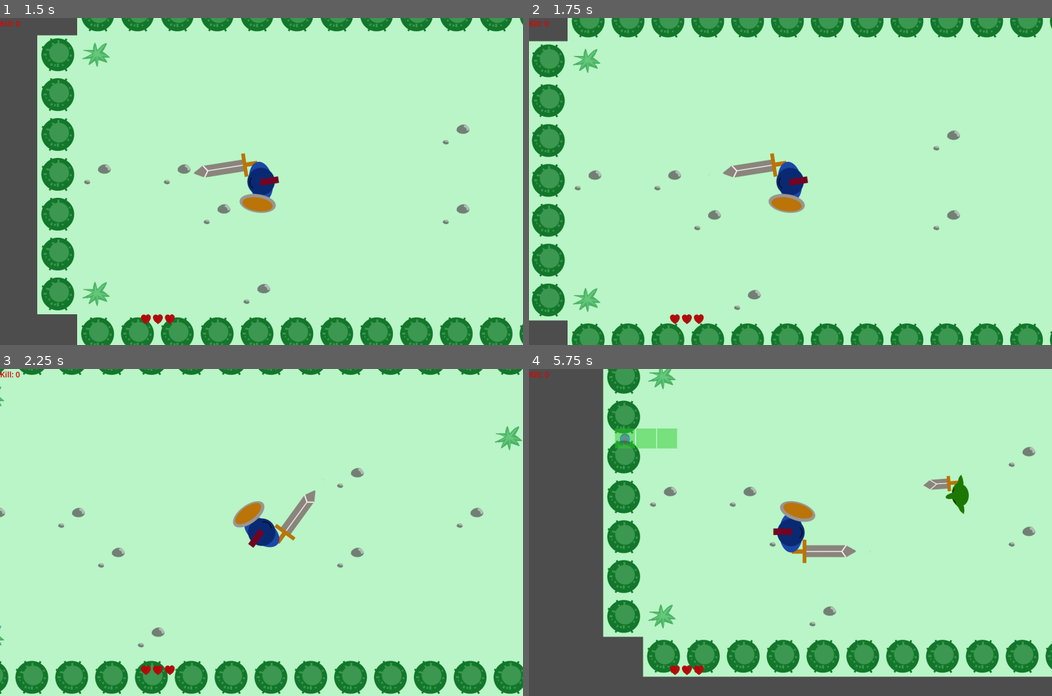
Above: before the commit, frames 1-4 (two rows, left to right).
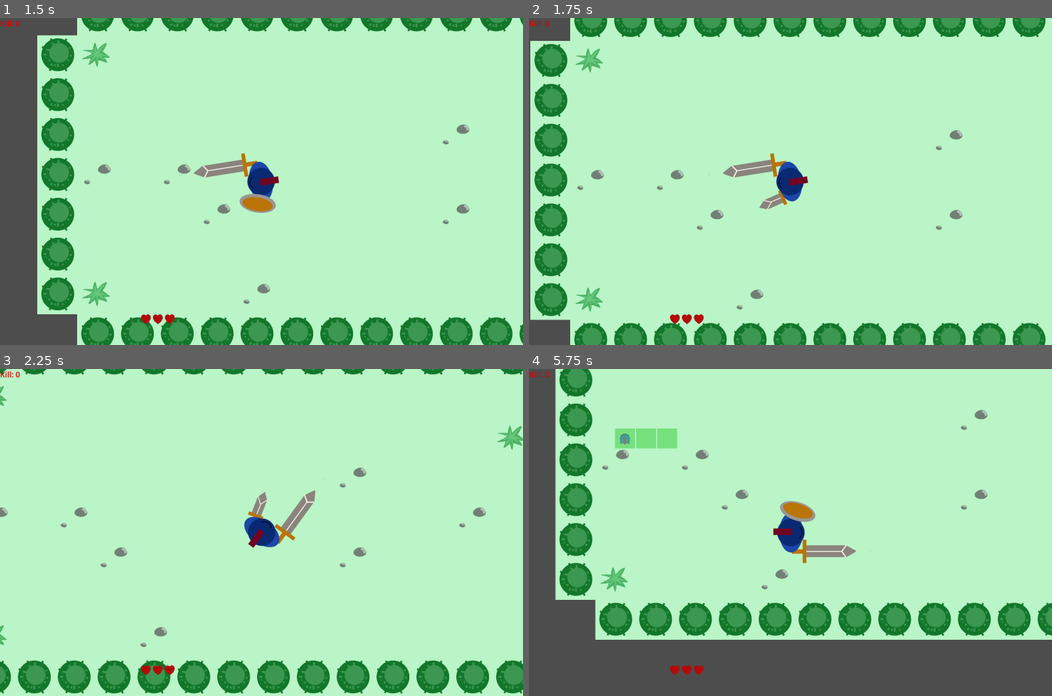
Above: after the commit, the same moments.

Repository: abcdnned/MonsterSlayer
Game: Godot game, scene res://scenes/world.tscn
Same seed, same stepped clock (60 frames per second), same inputs: the game is played once before the commit and once after it.
Inputs (mouse positions are in pixels of both pictures, inside the frame that each line leads up to):
- Up to frame 1 (1.5 s): tap Enter at 0.5 s; move the mouse to (376, 165) at 0.52 s; press the mouse at (376, 165) at 0.53 s; hold D (right) 0.53-1.28 s; tap Shift (sprint) at 0.8, 1.35 s; move the mouse to (156, 197) at 1.27 s; release the mouse at (156, 197) at 1.28 s; hold S (down) from 1.28 s (still down)
- Up to frame 2 (1.75 s): keep holding S (down); tap Q (item, bound only after the commit) at 1.55 s
- Up to frame 3 (2.25 s): move the mouse to (313, 460) at 2.02 s; release S (down) at 2.03 s; hold D (right) from 2.03 s (still down); hold Q (item, bound only after the commit) from 2.03 s (still down)
- Up to frame 4 (5.75 s): click (842, 460) at 2.3 s; move the mouse to (764, 597) at 2.77 s; release D (right) at 2.78 s; release Q (item, bound only after the commit) at 2.78 s; hold W (up) 2.78-3.53 s; click (764, 597) at 2.85 s; tap Shift (sprint) at 3.05, 4.35, 5.3 s; move the mouse to (947, 581) at 3.52 s; hold Right mouse button (right_click) 3.53-4.28 s; hold A (left) 3.53-5.03 s; tap Q (item, bound only after the commit) at 3.8 s; move the mouse to (633, 483) at 4.27 s; click (633, 483) at 4.55 s; move the mouse to (816, 532) at 5.02 s; hold S (down) from 5.03 s (still down); hold Tab (tab) from 5.03 s (still down)

Frame 1 is identical in both runs. In frame 2, 6.2% of the frame differs, in the area x 0-100%, y 0-100%; in frame 3, 4.3%; in frame 4, 26%, in the area x 5-100%, y 0-95%.

Commit message:
Switch between item and weapon

Diff:
--- a/project.godot
+++ b/project.godot
@@ -70,3 +70,8 @@
 "events": [Object(InputEventKey,"resource_local_to_scene":false,"resource_name":"","device":-1,"window_id":0,"alt_press …(182 unchanged characters)…
 ]
 }
+item={
+"deadzone": 0.5,
+"events": [Object(InputEventKey,"resource_local_to_scene":false,"resource_name":"","device":-1,"window_id":0,"alt_pressed":false,"shift_pressed":false,"ctrl_pressed":false,"meta_pressed":false,"pressed":false,"keycode":0,"physical_keycode":81,"key_label":0,"unicode":113,"echo":false,"script":null)
+]
+}
--- a/scenes/goblin.tscn
+++ b/scenes/goblin.tscn
@@ -38,7 +38,7 @@
 "times": PackedFloat32Array(0),
 "transitions": PackedFloat32Array(1),
 "update": 0,
-"values": [1.5708]
+"values": [0.0]
 }
 tracks/2/type = "value"
 tracks/2/imported = false
@@ -79,7 +79,7 @@
 "times": PackedFloat32Array(0, 0.06, 0.1, 0.12, 0.14, 0.3),
 "transitions": PackedFloat32Array(1, 1, 1, 1, 1, 1),
 "update": 0,
-"values": [1.78595, 1.78595, 1.5708, 1.5708, 1.62893, 1.62893]
+"values": [0.214675, 0.214675, 0.0, 0.0, 0.0575959, 0.0575959]
 }
 tracks/2/type = "value"
 tracks/2/imported = false
@@ -202,7 +202,7 @@
 states/dying/node = SubResource("AnimationNodeAnimation_v7si6")
 states/dying/position = Vector2(644.5, 100.5)
 transitions = ["Start", "chasing", SubResource("AnimationNodeStateMachineTransition_l62qm"), "chasing", "dying", SubRes …(286 unchanged characters)…
-graph_offset = Vector2(107.565, 39.3447)
+graph_offset = Vector2(78.855, -34.3278)
 
 [node name="Goblin" type="CharacterBody2D" groups=["mob"]]
 z_index = 9
@@ -216,7 +216,6 @@
 [node name="DaggerSprite" type="Sprite2D" parent="Sprite2D"]
 z_index = -1
 position = Vector2(55, 36)
-rotation = 1.5708
 texture = ExtResource("2_5avma")
 
 [node name="RayCast2D" type="RayCast2D" parent="Sprite2D"]
--- /dev/null
+++ b/scenes/i_dagger.tscn
@@ -0,0 +1,6 @@
+[gd_scene load_steps=2 format=3 uid="uid://ds5inho5pqe5j"]
+
+[ext_resource type="Texture2D" uid="uid://dc8n2kkj4cyti" path="res://sprites/dagger.png" id="1_yye03"]
+
+[node name="iDagger" type="Sprite2D"]
+texture = ExtResource("1_yye03")
--- a/scenes/player.tscn
+++ b/scenes/player.tscn
@@ -6,6 +6,7 @@
 [ext_resource type="Texture2D" uid="uid://cj72vm8j4vmff" path="res://sprites/shield.png" id="4_cceqf"]
 [ext_resource type="PackedScene" uid="uid://dsdts71tmlke5" path="res://scenes/damage_zone.tscn" id="4_u465u"]
 [ext_resource type="AudioStream" uid="uid://cg4mkt8a0yb82" path="res://sounds/weapon_swing6.wav" id="4_xgjfg"]
+[ext_resource type="PackedScene" uid="uid://ds5inho5pqe5j" path="res://scenes/i_dagger.tscn" id="5_kkxa5"]
 [ext_resource type="AudioStream" uid="uid://dr16khaikgudr" path="res://sounds/hit-swing-sword-small.wav" id="5_o0uxe"]
 [ext_resource type="AudioStream" uid="uid://d13o0qlhyhqs1" path="res://sounds/695384__fmaudio__male-death-cry-1.wav" id="7_tqos6"]
 [ext_resource type="AudioStream" uid="uid://bpr5anhjkj6ku" path="res://sounds/521999__kastenfrosch__whoosh-dash.wav" id="8_cfbsl"]
@@ -87,6 +88,30 @@
 "update": 0,
 "values": [-1.26397]
 }
+tracks/4/type = "value"
+tracks/4/imported = false
+tracks/4/enabled = true
+tracks/4/path = NodePath("Sprite2D/Shield:visible")
+tracks/4/interp = 1
+tracks/4/loop_wrap = true
+tracks/4/keys = {
+"times": PackedFloat32Array(0),
+"transitions": PackedFloat32Array(1),
+"update": 1,
+"values": [true]
+}
+tracks/5/type = "value"
+tracks/5/imported = false
+tracks/5/enabled = true
+tracks/5/path = NodePath("Sprite2D/ItemHandle:visible")
+tracks/5/interp = 1
+tracks/5/loop_wrap = true
+tracks/5/keys = {
+"times": PackedFloat32Array(0),
+"transitions": PackedFloat32Array(1),
+"update": 1,
+"values": [false]
+}
 
 [sub_resource type="Animation" id="Animation_rospf"]
 resource_name = "Idle_Defense"
@@ -226,6 +251,30 @@
 "transitions": PackedFloat32Array(1),
 "update": 0,
 "values": [-1.26397]
+}
+tracks/7/type = "value"
+tracks/7/imported = false
+tracks/7/enabled = true
+tracks/7/path = NodePath("Sprite2D/Shield:visible")
+tracks/7/interp = 1
+tracks/7/loop_wrap = true
+tracks/7/keys = {
+"times": PackedFloat32Array(0),
+"transitions": PackedFloat32Array(1),
+"update": 1,
+"values": [true]
+}
+tracks/8/type = "value"
+tracks/8/imported = false
+tracks/8/enabled = true
+tracks/8/path = NodePath("Sprite2D/ItemHandle:visible")
+tracks/8/interp = 1
+tracks/8/loop_wrap = true
+tracks/8/keys = {
+"times": PackedFloat32Array(0),
+"transitions": PackedFloat32Array(1),
+"update": 1,
+"values": [false]
 }
 
 [sub_resource type="Animation" id="Animation_2ax2q"]
@@ -555,8 +604,61 @@
 "values": [Vector2(139, 83), Vector2(199, 38)]
 }
 
+[sub_resource type="Animation" id="Animation_7smbj"]
+resource_name = "HoldItem"
+loop_mode = 1
+tracks/0/type = "value"
+tracks/0/imported = false
+tracks/0/enabled = true
+tracks/0/path = NodePath("Sprite2D/LongSword:position")
+tracks/0/interp = 1
+tracks/0/loop_wrap = true
+tracks/0/keys = {
+"times": PackedFloat32Array(0),
+"transitions": PackedFloat32Array(1),
+"update": 0,
+"values": [Vector2(130, 58)]
+}
+tracks/1/type = "value"
+tracks/1/imported = false
+tracks/1/enabled = true
+tracks/1/path = NodePath("Sprite2D/LongSword:rotation")
+tracks/1/interp = 1
+tracks/1/loop_wrap = true
+tracks/1/keys = {
+"times": PackedFloat32Array(0),
+"transitions": PackedFloat32Array(1),
+"update": 0,
+"values": [0.0]
+}
+tracks/2/type = "value"
+tracks/2/imported = false
+tracks/2/enabled = true
+tracks/2/path = NodePath("Sprite2D/Shield:visible")
+tracks/2/interp = 1
+tracks/2/loop_wrap = true
+tracks/2/keys = {
+"times": PackedFloat32Array(0),
+"transitions": PackedFloat32Array(1),
+"update": 1,
+"values": [false]
+}
+tracks/3/type = "value"
+tracks/3/imported = false
+tracks/3/enabled = true
+tracks/3/path = NodePath("Sprite2D/ItemHandle:visible")
+tracks/3/interp = 1
+tracks/3/loop_wrap = true
+tracks/3/keys = {
+"times": PackedFloat32Array(0),
+"transitions": PackedFloat32Array(1),
+"update": 1,
+"values": [true]
+}
+
 [sub_resource type="AnimationLibrary" id="AnimationLibrary_805h5"]
 _data = {
+"HoldItem": SubResource("Animation_7smbj"),
 "Idle": SubResource("Animation_jv00t"),
 "Idle_2": SubResource("Animation_7u53w"),
 "Idle_Defense": SubResource("Animation_rospf"),
@@ -571,6 +673,9 @@
 "walk": SubResource("Animation_jxbro")
 }
 
+[sub_resource type="AnimationNodeAnimation" id="AnimationNodeAnimation_4xs71"]
+animation = &"HoldItem"
+
 [sub_resource type="AnimationNodeAnimation" id="AnimationNodeAnimation_llu4x"]
 animation = &"Idle_2"
 
@@ -701,29 +806,63 @@
 advance_mode = 2
 advance_condition = &"dying"
 
+[sub_resource type="AnimationNodeStateMachineTransition" id="AnimationNodeStateMachineTransition_cuay5"]
+advance_mode = 2
+advance_condition = &"hold_item"
+
+[sub_resource type="AnimationNodeStateMachineTransition" id="AnimationNodeStateMachineTransition_a2abo"]
+priority = 0
+switch_mode = 2
+advance_mode = 2
+advance_condition = &"hold_item"
+
+[sub_resource type="AnimationNodeStateMachineTransition" id="AnimationNodeStateMachineTransition_0bc4v"]
+advance_mode = 2
+advance_condition = &"dash"
+
+[sub_resource type="AnimationNodeStateMachineTransition" id="AnimationNodeStateMachineTransition_l57li"]
+advance_mode = 2
+advance_condition = &"stun"
+
+[sub_resource type="AnimationNodeStateMachineTransition" id="AnimationNodeStateMachineTransition_8d20g"]
+priority = 0
+switch_mode = 2
+advance_mode = 2
+advance_condition = &"hold_item"
+
+[sub_resource type="AnimationNodeStateMachineTransition" id="AnimationNodeStateMachineTransition_ifemr"]
+advance_mode = 2
+advance_condition = &"dying"
+
+[sub_resource type="AnimationNodeStateMachineTransition" id="AnimationNodeStateMachineTransition_okbox"]
+advance_mode = 2
+advance_condition = &"hide_item"
+
 [sub_resource type="AnimationNodeStateMachine" id="AnimationNodeStateMachine_07lbm"]
 states/End/position = Vector2(1036.5, -124.5)
+states/HoldItem/node = SubResource("AnimationNodeAnimation_4xs71")
+states/HoldItem/position = Vector2(206.805, -46.404)
 states/Idle_2/node = SubResource("AnimationNodeAnimation_llu4x")
-states/Idle_2/position = Vector2(452.165, 100.056)
+states/Idle_2/position = Vector2(433.237, 135.998)
 states/Idle_Defense/node = SubResource("AnimationNodeAnimation_rtk7t")
 states/Idle_Defense/position = Vector2(237.695, -221.575)
-states/Start/position = Vector2(175.5, 143.75)
+states/Start/position = Vector2(229.5, 274.75)
 states/dash/node = SubResource("AnimationNodeAnimation_bakcq")
-states/dash/position = Vector2(159.668, -36.0603)
+states/dash/position = Vector2(171.668, 134.44)
 states/dash_attack/node = SubResource("AnimationNodeAnimation_ka6py")
 states/dash_attack/position = Vector2(822.32, -157.79)
 states/dying/node = SubResource("AnimationNodeAnimation_x5wc5")
 states/dying/position = Vector2(999.21, 83.5448)
 states/idle_defense_cancel/node = SubResource("AnimationNodeAnimation_3dcbf")
-states/idle_defense_cancel/position = Vector2(544.79, -197.445)
+states/idle_defense_cancel/position = Vector2(486.29, -235.945)
 states/idle_defense_hit/node = SubResource("AnimationNodeAnimation_oqu07")
 states/idle_defense_hit/position = Vector2(454.13, -391.379)
 states/stun/node = SubResource("AnimationNodeAnimation_yx11l")
 states/stun/position = Vector2(849.81, 222.202)
 states/swap/node = SubResource("AnimationNodeAnimation_64u58")
 states/swap/position = Vector2(431.31, 296.202)
-transitions = ["Start", "Idle_2", SubResource("AnimationNode …(2053 unchanged characters)… mationNodeStateMachineTransition_st1sv")]
-graph_offset = Vector2(109.305, -457.404)
+transitions = ["Start", "Idle_2", SubResource("AnimationNode …(2053 unchanged characters)… mationNodeStateMachineTransition_st1sv"), "Idle_2", "HoldItem", SubResource("AnimationNodeStateMachineTransition_cuay5"), "dash", "HoldItem", SubResource("AnimationNodeStateMachineTransition_a2abo"), "HoldItem", "dash", SubResource("AnimationNodeStateMachineTransition_0bc4v"), "HoldItem", "stun", SubResource("AnimationNodeStateMachineTransition_l57li"), "stun", "HoldItem", SubResource("AnimationNodeStateMachineTransition_8d20g"), "HoldItem", "dying", SubResource("AnimationNodeStateMachineTransition_ifemr"), "HoldItem", "Idle_2", SubResource("AnimationNodeStateMachineTransition_okbox")]
+graph_offset = Vector2(80.5952, -393.26)
 
 [node name="Player" type="CharacterBody2D" groups=["human"]]
 script = ExtResource("1_4j5bp")
@@ -743,6 +882,14 @@
 position = Vector2(21, -64)
 rotation = -1.26397
 texture = ExtResource("4_cceqf")
+
+[node name="ItemHandle" type="Node2D" parent="Sprite2D"]
+visible = false
+z_index = -1
+position = Vector2(57, -55)
+rotation = -0.259813
+
+[node name="iDagger" parent="Sprite2D/ItemHandle" instance=ExtResource("5_kkxa5")]
 
 [node name="damage_zone" parent="Sprite2D" node_paths=PackedStringArray("sound") instance=ExtResource("4_u465u")]
 sound = NodePath("../../sword_hit")
@@ -781,6 +928,8 @@
 parameters/conditions/defense_cancel = false
 parameters/conditions/defense_hit = false
 parameters/conditions/dying = false
+parameters/conditions/hide_item = false
+parameters/conditions/hold_item = false
 parameters/conditions/stun = false
 parameters/conditions/unstun = false
 
--- a/scenes/world.tscn
+++ b/scenes/world.tscn
@@ -176,7 +176,6 @@
 [node name="SpawnerStarter" type="Timer" parent="."]
 wait_time = 2.0
 one_shot = true
-autostart = true
 
 [connection signal="health_change" from="Player" to="UI/Life" method="_on_player_health_change"]
 [connection signal="health_change" from="Player" to="UI/Life/Hearts" method="_on_player_health_change"]
--- a/scripts/player.gd
+++ b/scripts/player.gd
@@ -29,7 +29,7 @@
 
 func _process(delta):
 	match state_machine.get_current_node():
-		"Idle_2":
+		"Idle_2", "HoldItem":
 			var mouse_pos = get_global_mouse_position()
 			sprite.look_at(mouse_pos)
 			animation_tree.set("parameters/conditions/unstun", false)
@@ -42,6 +42,9 @@
 		"Idle_2":
 			if Input.is_action_pressed("right_click"):
 				animation_tree.set("parameters/conditions/defense", true)
+			elif Input.is_action_pressed("item"):
+				animation_tree.set("parameters/conditions/hold_item", true)
+				animation_tree.set("parameters/conditions/hide_item", false)
 			elif Input.is_action_just_pressed("sprint") && dash_cooldown.is_stopped():
 				dash_direction = get_direction()
 				animation_tree.set("parameters/conditions/dash", true)
@@ -106,6 +109,16 @@
 			velocity = direction * knock_back_force
 			knock_back_force = clamp(knock_back_force - 10.0, 0.0, knock_back_force)
 			move_and_slide()
+		"HoldItem":
+			if Input.is_action_pressed("left_click"):
+				animation_tree.set("parameters/conditions/hide_item", true)
+				animation_tree.set("parameters/conditions/hold_item", false)
+			elif Input.is_action_just_pressed("sprint") && dash_cooldown.is_stopped():
+				dash_direction = get_direction()
+				animation_tree.set("parameters/conditions/dash", true)
+				dash_cooldown.start()
+			_move_velocity(delta)
+			move_and_slide()
 
 func get_direction():
 	var mouse_pos = get_global_mouse_position()
--- a/scripts/world.gd
+++ b/scripts/world.gd
@@ -1,3 +1,6 @@
+# 3.2 target
+# switch between item and weapon, item on offhand
+# loot goblin crops to pick knife and throw
 
 
 extends Node2D
Not shown: 1 places in scenes/player.tscn that only renumber resources
Binary file changed: sprites/dagger.png
Not shown, changed: .DS_Store
